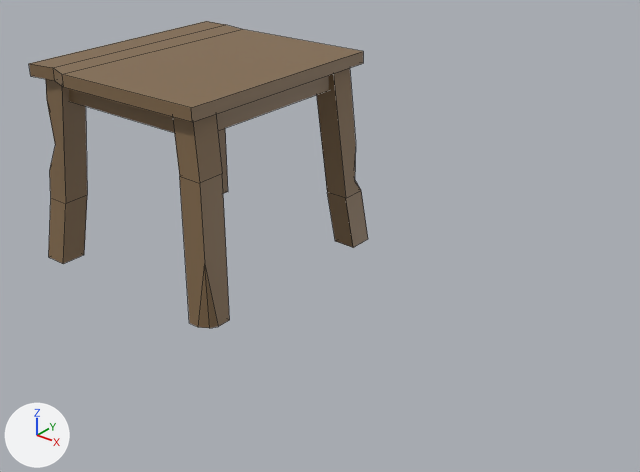
An edit to the FBX model Assets/Assetpacks/PolygonSamurai/Models/SM_Prop_Table_03.fbx, drawn before and after from the same camera.
Rendered twice from a 50 mm camera at (0.0238, -0.0226, 0.0163) aimed at (0.0058, -0.0002, 0.0024). Arrows for +X, +Y and +Z are at lower left; the lights stay in place. Mesh edges are drawn as thin lines. Where no turn or scale is listed for an object, it has been applied to the vertices.

The first picture shows 'SM_Prop_Table_03'.
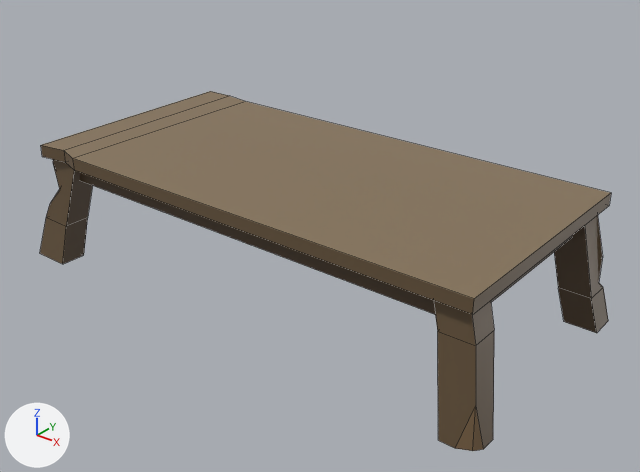
Location of each change, [x1, y1, x2, y2] in pixels of the pictures (640 x 472 px; the box of a moved part takes in the faces that stretch with it):
'SM_Prop_Table_03', reshaped (68% wider, 17% taller): before [29, 21, 368, 328]; after [40, 91, 611, 451]
part 1 of me_mesh, moved or reshaped: before [69, 76, 329, 132]; after [80, 173, 573, 314]
part 2 of me_mesh, moved or reshaped: before [317, 68, 368, 248]; after [554, 215, 608, 333]
part 3 of me_mesh, moved or reshaped: before [173, 114, 230, 328]; after [433, 300, 494, 451]
part 4 of me_mesh, rebuilt: before [46, 79, 87, 264]; after [40, 159, 93, 264]
part 5 of me_mesh, rebuilt (not visible afterwards): before [218, 128, 228, 194]
part 6 of me_mesh, added (brown): after [41, 91, 611, 314]
part 7 of me_mesh, deleted (brown): before [29, 21, 363, 122]

The change, as a list of edits to the scene's bpy script:
```text
Add img_polygonfarm_texture_01_a_png:
    img_polygonfarm_texture_01_a_png = load_image('PolygonFarm_Texture_01_A.png', '_unpacked/PolygonFarm_Texture_01_A.png', 2048, 2048, 'sRGB')
Add mat_lambert1:
    mat_lambert1 = principled_material('lambert1')
    mat_lambert1.texture = img_polygonfarm_texture_01_a_png
Change me_mesh:
    used by ob_sm_prop_table_03; location = (0.0, 0.0, 0.0)
    remove me_mesh.from_pydata(...)  # 82 vertices, 61 faces; spans x -0.00452..0.00452, y -0.00466..0.00466, z 0.0..0.0079
    remove me_mesh.materials.append(mat_lambert358)  # picture img_polygonsamurai_tex_01_png
    add me_mesh.from_pydata(...)  # 86 vertices, 65 faces; spans x -0.00511..0.01493, y -0.00466..0.00466, z -0.00002..0.00478
    me_mesh part 1: the loose piece of 8 vertices spanning x -0.00359..0.00359, y -0.00385..0.00385, z 0.00657..0.00743 is scaled about its middle by (2.42, 1, 1), then moved by (0.0051, 0.0, -0.00312), in mat_lambert1 (picture img_polygonfarm_texture_01_a_png)
    me_mesh part 2: the loose piece of 15 vertices spanning x 0.00287..0.00452, y 0.0031..0.00466, z 0.0..0.00743 is scaled about its middle by (1.26, 1, 0.618), then moved by (0.0102, 0.0, -0.00144), in mat_lambert1 (picture img_polygonfarm_texture_01_a_png)
    me_mesh part 3: the loose piece of 15 vertices spanning x 0.00287..0.00452, y -0.00466..-0.0031, z 0.0..0.00743 is scaled about its middle by (1.26, 1, 0.618), then moved by (0.0102, 0.0, -0.00144), in mat_lambert1 (picture img_polygonfarm_texture_01_a_png)
    me_mesh part 4: the loose piece of 16 vertices spanning x -0.00452..-0.00287, y -0.00466..-0.0031, z 0.0..0.00743 is rebuilt with 16 vertices and now spans x -0.00511..-0.0026, y -0.00466..-0.0031, z -0.00002..0.00456, in mat_lambert1 (picture img_polygonfarm_texture_01_a_png)
    me_mesh part 5: the loose piece of 12 vertices spanning x -0.00452..-0.00287, y 0.0031..0.00466, z 0.0..0.00743 is rebuilt with 16 vertices and now spans x -0.00479..-0.0026, y 0.0031..0.00466, z -0.00002..0.00456, in mat_lambert1 (picture img_polygonfarm_texture_01_a_png)
    me_mesh part 6: a new loose piece of 16 vertices spanning x -0.00419..0.01439, y -0.00463..0.0045, z 0.00431..0.00478, in mat_lambert1 (picture img_polygonfarm_texture_01_a_png)
    me_mesh part 7: the loose piece of 16 vertices spanning x -0.00419..0.00419, y -0.00463..0.0045, z 0.00743..0.0079 is deleted
    add me_mesh.materials.append(mat_lambert1)  # picture img_polygonfarm_texture_01_a_png
```
